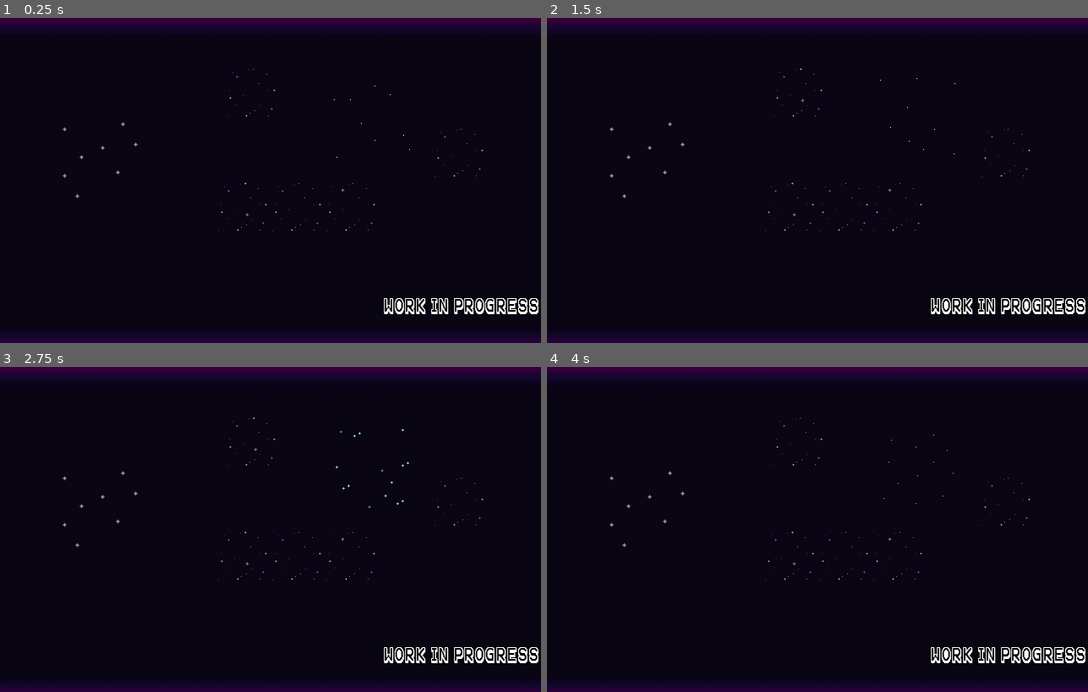
Above: before the commit, frames 1-4 (two rows, left to right).
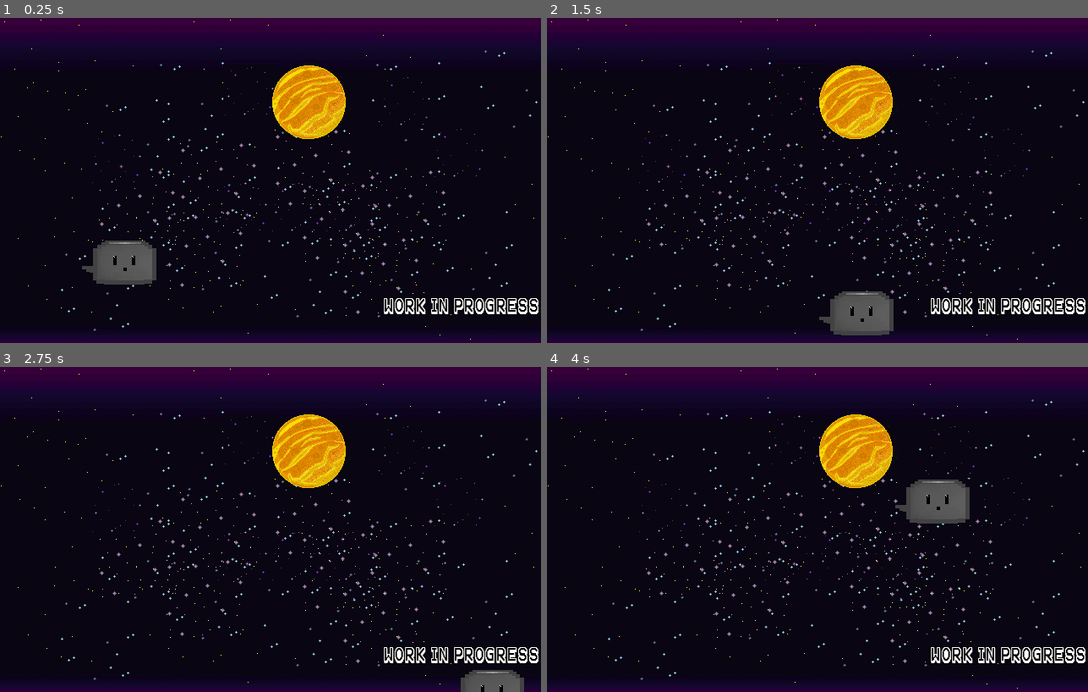
Above: after the commit, the same moments.

Repository: val-h/project-a
Game: Godot game, scene res://levels/test.tscn
Two runs of this game, one before a commit and one after it. Both use one fixed random seed, a clock stepped at 60 frames per second and the inputs below. Before the commit the project starts from res://test.tscn.
Inputs:
- Up to frame 1 (0.25 s): no input
- Up to frame 2 (1.5 s): hold D (ui_right, bound only after the commit) 0.53-1.28 s; hold S (ui_down, bound only after the commit) from 1.28 s (still down)
- Up to frame 3 (2.75 s): release S (ui_down, bound only after the commit) at 2.03 s; hold D (ui_right, bound only after the commit) from 2.03 s (still down)
- Up to frame 4 (4 s): release D (ui_right, bound only after the commit) at 2.78 s; hold W (ui_up, bound only after the commit) 2.78-3.53 s; hold A (ui_left, bound only after the commit) from 3.53 s (still down)

The runs differ from the first frame. In frame 1, 11% of the frame differs, in the area x 0-100%, y 0-99%; in frame 2, 11%; in frame 3, 9.8%; in frame 4, 11%.

Commit message:
charecter and decent background

Diff:
--- /dev/null
+++ b/Project A/levels/Panel.gd
@@ -0,0 +1,7 @@
+extends Panel
+
+func _ready():
+	get_node("Button").connect("pressed", self, "_on_Button_pressed")
+
+func _on_Button_pressed():
+	$Label.text = 'Changed Text!'
--- /dev/null
+++ b/Project A/levels/Player.gd
@@ -0,0 +1,27 @@
+extends Area2D
+
+export var speed = 300
+var screen_size
+var sprite_size
+
+func _ready():
+	screen_size = get_viewport_rect().size
+	sprite_size = $Sprite
+
+func _process(delta):
+	var velocity = Vector2()
+	if Input.is_action_pressed("ui_up"):
+		velocity.y -= 1
+	if Input.is_action_pressed("ui_down"):
+		velocity.y += 1
+	if Input.is_action_pressed("ui_left"):
+		velocity.x -= 1
+	if Input.is_action_pressed("ui_right"):
+		velocity.x += 1
+
+	if velocity.length() > 0:
+		velocity = velocity.normalized() * speed
+
+	position += velocity * delta
+	position.x = clamp(position.x, 0, screen_size.x)
+	position.y = clamp(position.y, 0, screen_size.y)
--- /dev/null
+++ b/Project A/levels/test.tscn
@@ -0,0 +1,120 @@
+[gd_scene load_steps=14 format=2]
+
+[ext_resource path="res://space_tileset.tres" type="TileSet" id=1]
+[ext_resource path="res://art/textures/star_clusters/star cluster1.png" type="Texture" id=2]
+[ext_resource path="res://art/textures/star_clusters/star cluster5.png" type="Texture" id=3]
+[ext_resource path="res://art/textures/star_clusters/star cluster3.png" type="Texture" id=4]
+[ext_resource path="res://art/textures/space/space texture3.png" type="Texture" id=5]
+[ext_resource path="res://art/textures/space/space texture4.png" type="Texture" id=6]
+[ext_resource path="res://art/planet.png" type="Texture" id=7]
+[ext_resource path="res://fonts/karma_font.tres" type="DynamicFont" id=8]
+[ext_resource path="res://levels/Player.gd" type="Script" id=9]
+[ext_resource path="res://art/charecters/toaster.png" type="Texture" id=10]
+
+[sub_resource type="TileSet" id=1]
+0/name = "star cluster1.png 0"
+0/texture = ExtResource( 2 )
+0/tex_offset = Vector2( 0, 0 )
+0/modulate = Color( 1, 1, 1, 1 )
+0/region = Rect2( 0, 0, 128, 128 )
+0/tile_mode = 0
+0/occluder_offset = Vector2( 0, 0 )
+0/navigation_offset = Vector2( 0, 0 )
+0/shapes = [  ]
+0/z_index = 0
+1/name = "star cluster5.png 1"
+1/texture = ExtResource( 3 )
+1/tex_offset = Vector2( 0, 0 )
+1/modulate = Color( 1, 1, 1, 1 )
+1/region = Rect2( 0, 0, 128, 128 )
+1/tile_mode = 0
+1/occluder_offset = Vector2( 0, 0 )
+1/navigation_offset = Vector2( 0, 0 )
+1/shapes = [  ]
+1/z_index = 0
+2/name = "star cluster3.png 2"
+2/texture = ExtResource( 4 )
+2/tex_offset = Vector2( 0, 0 )
+2/modulate = Color( 1, 1, 1, 1 )
+2/region = Rect2( 0, 0, 128, 128 )
+2/tile_mode = 0
+2/occluder_offset = Vector2( 0, 0 )
+2/navigation_offset = Vector2( 0, 0 )
+2/shapes = [  ]
+2/z_index = 0
+
+[sub_resource type="SpriteFrames" id=2]
+animations = [ {
+"frames": [ ExtResource( 5 ), ExtResource( 6 ) ],
+"loop": true,
+"name": "default",
+"speed": 4.0
+} ]
+
+[sub_resource type="CapsuleShape2D" id=4]
+radius = 25.9529
+height = 26.1778
+
+[node name="Node2D" type="Node2D"]
+
+[node name="Background" type="Node2D" parent="."]
+
+[node name="Space" type="TileMap" parent="Background"]
+tile_set = ExtResource( 1 )
+format = 1
+tile_data = PoolIntArray( 0, 11, 0, 1, 11, 0, 2, 11, 0, 3, 11, 0, 4, 11, 0, 5, 11, 0, 6, 11, 0, 7, 11, 0, 8, 11, 0, 9, 11, 0, 65536, 3, 0, 65537, 3, 0, 65538, 3, 0, 65539, 3, 0, 65540, 3, 0, 65541, 3, 0, 65542, 3, 0, 65543, 3, 0, 65544, 3, 0, 65545, 3, 0, 131072, 3, 0, 131073, 3, 0, 131074, 3, 0, 131075, 3, 0, 131076, 3, 0, 131077, 3, 0, 131078, 3, 0, 131079, 3, 0, 131080, 9, 0, 131081, 3, 0, 196608, 3, 0, 196609, 3, 0, 196610, 3, 0, 196611, 3, 0, 196612, 6, 0, 196613, 9, 0, 196614, 10, 0, 196615, 3, 0, 196616, 3, 0, 196617, 3, 0, 262144, 3, 0, 262145, 3, 0, 262146, 3, 0, 262147, 3, 0, 262148, 3, 0, 262149, 3, 0, 262150, 3, 0, 262151, 3, 0, 262152, 3, 0, 262153, 3, 0, 327680, 4, 0, 327681, 4, 0, 327682, 4, 0, 327683, 4, 0, 327684, 4, 0, 327685, 4, 0, 327686, 4, 0, 327687, 4, 0, 327688, 4, 0, 327689, 4, 0 )
+
+[node name="Stars" type="TileMap" parent="Background"]
+tile_set = SubResource( 1 )
+cell_size = Vector2( 16, 16 )
+format = 1
+tile_data = PoolIntArray( -65510, 2, 0, 0, 2, 0, 14, 2, 0, 131107, 1, 0, 196612, 2, 0, 196619, 1, 0, 196635, 1, 0, 393215, 2, 0, 393223, 1, 0, 524308, 0, 0, 589837, 0, 0, 655397, 2, 0, 720899, 2, 0, 720903, 0, 0, 720905, 2, 0, 720923, 0, 0, 786454, 0, 0, 917516, 0, 0, 917529, 2, 0, 917536, 1, 0, 1048577, 2, 0, 1048586, 2, 0, 1048595, 1, 0, 1048601, 0, 0, 1114116, 1, 0, 1179677, 2, 0, 1376272, 2, 0 )
+
+[node name="SparklingStars" type="AnimatedSprite" parent="Background"]
+position = Vector2( 296.425, 87.252 )
+frames = SubResource( 2 )
+frame = 1
+playing = true
+
+[node name="SparklingStars2" type="AnimatedSprite" parent="Background"]
+position = Vector2( 138.639, 166.685 )
+frames = SubResource( 2 )
+speed_scale = 0.7
+playing = true
+
+[node name="SparklingStars3" type="AnimatedSprite" parent="Background"]
+position = Vector2( 480.688, 99.14 )
+frames = SubResource( 2 )
+frame = 1
+speed_scale = 0.8
+playing = true
+
+[node name="Planet" type="Sprite" parent="Background"]
+position = Vector2( 364.646, 99.9028 )
+texture = ExtResource( 7 )
+
+[node name="WIP" type="Label" parent="."]
+margin_left = 450.0
+margin_top = 319.623
+margin_right = 640.0
+margin_bottom = 359.623
+custom_fonts/font = ExtResource( 8 )
+text = "work in progress"
+align = 1
+valign = 1
+uppercase = true
+
+[node name="Player" type="Area2D" parent="."]
+position = Vector2( 140.733, 288.681 )
+script = ExtResource( 9 )
+__meta__ = {
+"_edit_group_": true
+}
+
+[node name="Sprite" type="Sprite" parent="Player"]
+texture = ExtResource( 10 )
+
+[node name="CollisionShape2D" type="CollisionShape2D" parent="Player"]
+position = Vector2( 5.36598, 3.05176e-005 )
+rotation = 1.5708
+shape = SubResource( 4 )
--- a/Project A/project.godot
+++ b/Project A/project.godot
@@ -16,7 +16,7 @@
 [application]
 
 config/name="Project A"
-run/main_scene="res://test.tscn"
+run/main_scene="res://levels/test.tscn"
 config/icon="res://icon.png"
 
 [display]
@@ -25,6 +25,33 @@
 window/size/height=384
 window/stretch/mode="viewport"
 
+[input]
+
+ui_left={
+"deadzone": 0.5,
+"events": [ Object(InputEventKey,"resource_local_to_scene":false,"resource_name":"","device":0,"alt":false,"shift":false,"control":false,"meta":false,"command":false,"pressed":false,"scancode":65,"unicode":0,"echo":false,"script":null)
+, Object(InputEventJoypadButton,"resource_local_to_scene":false,"resource_name":"","device":0,"button_index":14,"pressure":0.0,"pressed":false,"script":null)
+ ]
+}
+ui_right={
+"deadzone": 0.5,
+"events": [ Object(InputEventKey,"resource_local_to_scene":false,"resource_name":"","device":0,"alt":false,"shift":false,"control":false,"meta":false,"command":false,"pressed":false,"scancode":68,"unicode":0,"echo":false,"script":null)
+, Object(InputEventJoypadButton,"resource_local_to_scene":false,"resource_name":"","device":0,"button_index":15,"pressure":0.0,"pressed":false,"script":null)
+ ]
+}
+ui_up={
+"deadzone": 0.5,
+"events": [ Object(InputEventKey,"resource_local_to_scene":false,"resource_name":"","device":0,"alt":false,"shift":false,"control":false,"meta":false,"command":false,"pressed":false,"scancode":87,"unicode":0,"echo":false,"script":null)
+, Object(InputEventJoypadButton,"resource_local_to_scene":false,"resource_name":"","device":0,"button_index":12,"pressure":0.0,"pressed":false,"script":null)
+ ]
+}
+ui_down={
+"deadzone": 0.5,
+"events": [ Object(InputEventKey,"resource_local_to_scene":false,"resource_name":"","device":0,"alt":false,"shift":false,"control":false,"meta":false,"command":false,"pressed":false,"scancode":83,"unicode":0,"echo":false,"script":null)
+, Object(InputEventJoypadButton,"resource_local_to_scene":false,"resource_name":"","device":0,"button_index":13,"pressure":0.0,"pressed":false,"script":null)
+ ]
+}
+
 [rendering]
 
 quality/2d/use_pixel_snap=true
--- /dev/null
+++ b/Project A/space_tileset.tres
@@ -0,0 +1,136 @@
+[gd_resource type="TileSet" load_steps=13 format=2]
+
+[ext_resource path="res://art/textures/space/space texture8.png" type="Texture" id=1]
+[ext_resource path="res://art/textures/space/space texture7.png" type="Texture" id=2]
+[ext_resource path="res://art/textures/space/space texture5.png" type="Texture" id=3]
+[ext_resource path="res://art/textures/gradient ver 2 .png" type="Texture" id=4]
+[ext_resource path="res://art/textures/space/space texture6.png" type="Texture" id=5]
+[ext_resource path="res://art/textures/space/space texture no stars mid.png" type="Texture" id=6]
+[ext_resource path="res://art/textures/space/space texture no stars bot.png" type="Texture" id=7]
+[ext_resource path="res://art/textures/space/space texture no stars top.png" type="Texture" id=8]
+[ext_resource path="res://art/textures/space/space texture3.png" type="Texture" id=9]
+[ext_resource path="res://art/textures/space/space texture2.png" type="Texture" id=10]
+[ext_resource path="res://art/textures/space/space texture1.png" type="Texture" id=11]
+[ext_resource path="res://art/textures/space/space texture4.png" type="Texture" id=12]
+
+[resource]
+0/name = "space texture8.png 0"
+0/texture = ExtResource( 1 )
+0/tex_offset = Vector2( 0, 0 )
+0/modulate = Color( 1, 1, 1, 1 )
+0/region = Rect2( 0, 0, 64, 64 )
+0/tile_mode = 0
+0/occluder_offset = Vector2( 0, 0 )
+0/navigation_offset = Vector2( 0, 0 )
+0/shapes = [  ]
+0/z_index = 0
+1/name = "space texture7.png 1"
+1/texture = ExtResource( 2 )
+1/tex_offset = Vector2( 0, 0 )
+1/modulate = Color( 1, 1, 1, 1 )
+1/region = Rect2( 0, 0, 64, 64 )
+1/tile_mode = 0
+1/occluder_offset = Vector2( 0, 0 )
+1/navigation_offset = Vector2( 0, 0 )
+1/shapes = [  ]
+1/z_index = 0
+2/name = "space texture6.png 2"
+2/texture = ExtResource( 5 )
+2/tex_offset = Vector2( 0, 0 )
+2/modulate = Color( 1, 1, 1, 1 )
+2/region = Rect2( 0, 0, 64, 64 )
+2/tile_mode = 0
+2/occluder_offset = Vector2( 0, 0 )
+2/navigation_offset = Vector2( 0, 0 )
+2/shapes = [  ]
+2/z_index = 0
+3/name = "space texture no stars mid.png 3"
+3/texture = ExtResource( 6 )
+3/tex_offset = Vector2( 0, 0 )
+3/modulate = Color( 1, 1, 1, 1 )
+3/region = Rect2( 0, 0, 64, 64 )
+3/tile_mode = 0
+3/occluder_offset = Vector2( 0, 0 )
+3/navigation_offset = Vector2( 0, 0 )
+3/shapes = [  ]
+3/z_index = 0
+4/name = "space texture no stars bot.png 4"
+4/texture = ExtResource( 7 )
+4/tex_offset = Vector2( 0, 0 )
+4/modulate = Color( 1, 1, 1, 1 )
+4/region = Rect2( 0, 0, 64, 64 )
+4/tile_mode = 0
+4/occluder_offset = Vector2( 0, 0 )
+4/navigation_offset = Vector2( 0, 0 )
+4/shapes = [  ]
+4/z_index = 0
+5/name = "space texture no stars top.png 5"
+5/texture = ExtResource( 8 )
+5/tex_offset = Vector2( 0, 0 )
+5/modulate = Color( 1, 1, 1, 1 )
+5/region = Rect2( 0, 0, 64, 64 )
+5/tile_mode = 0
+5/occluder_offset = Vector2( 0, 0 )
+5/navigation_offset = Vector2( 0, 0 )
+5/shapes = [  ]
+5/z_index = 0
+6/name = "space texture3.png 6"
+6/texture = ExtResource( 9 )
+6/tex_offset = Vector2( 0, 0 )
+6/modulate = Color( 1, 1, 1, 1 )
+6/region = Rect2( 0, 0, 64, 64 )
+6/tile_mode = 0
+6/occluder_offset = Vector2( 0, 0 )
+6/navigation_offset = Vector2( 0, 0 )
+6/shapes = [  ]
+6/z_index = 0
+7/name = "space texture2.png 7"
+7/texture = ExtResource( 10 )
+7/tex_offset = Vector2( 0, 0 )
+7/modulate = Color( 1, 1, 1, 1 )
+7/region = Rect2( 0, 0, 64, 64 )
+7/tile_mode = 0
+7/occluder_offset = Vector2( 0, 0 )
+7/navigation_offset = Vector2( 0, 0 )
+7/shapes = [  ]
+7/z_index = 0
+8/name = "space texture1.png 8"
+8/texture = ExtResource( 11 )
+8/tex_offset = Vector2( 0, 0 )
+8/modulate = Color( 1, 1, 1, 1 )
+8/region = Rect2( 0, 0, 64, 64 )
+8/tile_mode = 0
+8/occluder_offset = Vector2( 0, 0 )
+8/navigation_offset = Vector2( 0, 0 )
+8/shapes = [  ]
+8/z_index = 0
+9/name = "space texture4.png 9"
+9/texture = ExtResource( 12 )
+9/tex_offset = Vector2( 0, 0 )
+9/modulate = Color( 1, 1, 1, 1 )
+9/region = Rect2( 0, 0, 64, 64 )
+9/tile_mode = 0
+9/occluder_offset = Vector2( 0, 0 )
+9/navigation_offset = Vector2( 0, 0 )
+9/shapes = [  ]
+9/z_index = 0
+10/name = "space texture5.png 10"
+10/texture = ExtResource( 3 )
+10/tex_offset = Vector2( 0, 0 )
+10/modulate = Color( 1, 1, 1, 1 )
+10/region = Rect2( 0, 0, 64, 64 )
+10/tile_mode = 0
+10/occluder_offset = Vector2( 0, 0 )
+10/navigation_offset = Vector2( 0, 0 )
+10/shapes = [  ]
+10/z_index = 0
+11/name = "gradient ver 2 .png 11"
+11/texture = ExtResource( 4 )
+11/tex_offset = Vector2( 0, 0 )
+11/modulate = Color( 1, 1, 1, 1 )
+11/region = Rect2( 0, 0, 64, 64 )
+11/tile_mode = 0
+11/occluder_offset = Vector2( 0, 0 )
+11/navigation_offset = Vector2( 0, 0 )
+11/shapes = [  ]
+11/z_index = 0
--- a/Project A/test.tscn
+++ /dev/null
@@ -1,185 +0,0 @@
-[gd_scene load_steps=22 format=2]
-
-[ext_resource path="res://art/textures/space/space texture8.png" type="Texture" id=1]
-[ext_resource path="res://art/textures/space/space texture7.png" type="Texture" id=2]
-[ext_resource path="res://art/textures/space/space texture5.png" type="Texture" id=3]
-[ext_resource path="res://art/textures/space/space texture6.png" type="Texture" id=4]
-[ext_resource path="res://art/textures/space/space texture no stars mid.png" type="Texture" id=5]
-[ext_resource path="res://art/textures/space/space texture no stars bot.png" type="Texture" id=6]
-[ext_resource path="res://art/textures/space/space texture no stars top.png" type="Texture" id=7]
-[ext_resource path="res://art/textures/space/space texture3.png" type="Texture" id=8]
-[ext_resource path="res://art/textures/space/space texture2.png" type="Texture" id=9]
-[ext_resource path="res://art/textures/space/space texture1.png" type="Texture" id=10]
-[ext_resource path="res://art/textures/space/space texture4.png" type="Texture" id=11]
-[ext_resource path="res://art/star_clusters/star cluster4.png" type="Texture" id=12]
-[ext_resource path="res://art/star_clusters/star cluster1.png" type="Texture" id=13]
-[ext_resource path="res://art/star_clusters/star cluster2.png" type="Texture" id=14]
-[ext_resource path="res://art/star_clusters/star cluster3.png" type="Texture" id=15]
-[ext_resource path="res://art/star_clusters/star cluster5.png" type="Texture" id=16]
-[ext_resource path="res://art/star_clusters/star cluster6.png" type="Texture" id=17]
-[ext_resource path="res://fonts/karma_font.tres" type="DynamicFont" id=18]
-
-[sub_resource type="TileSet" id=1]
-0/name = "space texture8.png 0"
-0/texture = ExtResource( 1 )
-0/tex_offset = Vector2( 0, 0 )
-0/modulate = Color( 1, 1, 1, 1 )
-0/region = Rect2( 0, 0, 64, 64 )
-0/tile_mode = 0
-0/occluder_offset = Vector2( 0, 0 )
-0/navigation_offset = Vector2( 0, 0 )
-0/shapes = [  ]
-0/z_index = 0
-1/name = "space texture7.png 1"
-1/texture = ExtResource( 2 )
-1/tex_offset = Vector2( 0, 0 )
-1/modulate = Color( 1, 1, 1, 1 )
-1/region = Rect2( 0, 0, 64, 64 )
-1/tile_mode = 0
-1/occluder_offset = Vector2( 0, 0 )
-1/navigation_offset = Vector2( 0, 0 )
-1/shapes = [  ]
-1/z_index = 0
-2/name = "space texture6.png 2"
-2/texture = ExtResource( 4 )
-2/tex_offset = Vector2( 0, 0 )
-2/modulate = Color( 1, 1, 1, 1 )
-2/region = Rect2( 0, 0, 64, 64 )
-2/tile_mode = 0
-2/occluder_offset = Vector2( 0, 0 )
-2/navigation_offset = Vector2( 0, 0 )
-2/shapes = [  ]
-2/z_index = 0
-3/name = "space texture no stars mid.png 3"
-3/texture = ExtResource( 5 )
-3/tex_offset = Vector2( 0, 0 )
-3/modulate = Color( 1, 1, 1, 1 )
-3/region = Rect2( 0, 0, 64, 64 )
-3/tile_mode = 0
-3/occluder_offset = Vector2( 0, 0 )
-3/navigation_offset = Vector2( 0, 0 )
-3/shapes = [  ]
-3/z_index = 0
-4/name = "space texture no stars bot.png 4"
-4/texture = ExtResource( 6 )
-4/tex_offset = Vector2( 0, 0 )
-4/modulate = Color( 1, 1, 1, 1 )
-4/region = Rect2( 0, 0, 64, 64 )
-4/tile_mode = 0
-4/occluder_offset = Vector2( 0, 0 )
-4/navigation_offset = Vector2( 0, 0 )
-4/shapes = [  ]
-4/z_index = 0
-5/name = "space texture no stars top.png 5"
-5/texture = ExtResource( 7 )
-5/tex_offset = Vector2( 0, 0 )
-5/modulate = Color( 1, 1, 1, 1 )
-5/region = Rect2( 0, 0, 64, 64 )
-5/tile_mode = 0
-5/occluder_offset = Vector2( 0, 0 )
-5/navigation_offset = Vector2( 0, 0 )
-5/shapes = [  ]
-5/z_index = 0
-6/name = "space texture3.png 6"
-6/texture = ExtResource( 8 )
-6/tex_offset = Vector2( 0, 0 )
-6/modulate = Color( 1, 1, 1, 1 )
-6/region = Rect2( 0, 0, 64, 64 )
-6/tile_mode = 0
-6/occluder_offset = Vector2( 0, 0 )
-6/navigation_offset = Vector2( 0, 0 )
-6/shapes = [  ]
-6/z_index = 0
-7/name = "space texture2.png 7"
-7/texture = ExtResource( 9 )
-7/tex_offset = Vector2( 0, 0 )
-7/modulate = Color( 1, 1, 1, 1 )
-7/region = Rect2( 0, 0, 64, 64 )
-7/tile_mode = 0
-7/occluder_offset = Vector2( 0, 0 )
-7/navigation_offset = Vector2( 0, 0 )
-7/shapes = [  ]
-7/z_index = 0
-8/name = "space texture1.png 8"
-8/texture = ExtResource( 10 )
-8/tex_offset = Vector2( 0, 0 )
-8/modulate = Color( 1, 1, 1, 1 )
-8/region = Rect2( 0, 0, 64, 64 )
-8/tile_mode = 0
-8/occluder_offset = Vector2( 0, 0 )
-8/navigation_offset = Vector2( 0, 0 )
-8/shapes = [  ]
-8/z_index = 0
-9/name = "space texture4.png 9"
-9/texture = ExtResource( 11 )
-9/tex_offset = Vector2( 0, 0 )
-9/modulate = Color( 1, 1, 1, 1 )
-9/region = Rect2( 0, 0, 64, 64 )
-9/tile_mode = 0
-9/occluder_offset = Vector2( 0, 0 )
-9/navigation_offset = Vector2( 0, 0 )
-9/shapes = [  ]
-9/z_index = 0
-10/name = "space texture5.png 10"
-10/texture = ExtResource( 3 )
-10/tex_offset = Vector2( 0, 0 )
-10/modulate = Color( 1, 1, 1, 1 )
-10/region = Rect2( 0, 0, 64, 64 )
-10/tile_mode = 0
-10/occluder_offset = Vector2( 0, 0 )
-10/navigation_offset = Vector2( 0, 0 )
-10/shapes = [  ]
-10/z_index = 0
-
-[sub_resource type="SpriteFrames" id=2]
-animations = [ {
-"frames": [ ExtResource( 8 ), ExtResource( 11 ) ],
-"loop": true,
-"name": "default",
-"speed": 2.0
-} ]
-
-[sub_resource type="SpriteFrames" id=3]
-animations = [ {
-"frames": [ ExtResource( 13 ), ExtResource( 14 ), ExtResource( 15 ), ExtResource( 12 ), ExtResource( 16 ), ExtResource( 17 ) ],
-"loop": true,
-"name": "default",
-"speed": 2.0
-} ]
-
-[node name="Node2D" type="Node2D"]
-
-[node name="Background" type="Node2D" parent="."]
-
-[node name="TileMap" type="TileMap" parent="Background"]
-tile_set = SubResource( 1 )
-format = 1
-tile_data = PoolIntArray( 0, 5, 0, 1, 5, 0, 2, 5, 0, 3, 5, 0, 4, 5, 0, 5, 5, 0, 6, 5, 0, 7, 5, 0, 8, 5, 0, 9, 5, 0, 65536, 3, 0, 65537, 3, 0, 65538, 3, 0, 65539, 3, 0, 65540, 3, 0, 65541, 3, 0, 65542, 3, 0, 65543, 3, 0, 65544, 3, 0, 65545, 3, 0, 131072, 3, 0, 131073, 3, 0, 131074, 3, 0, 131075, 3, 0, 131076, 3, 0, 131077, 3, 0, 131078, 3, 0, 131079, 3, 0, 131080, 9, 0, 131081, 3, 0, 196608, 3, 0, 196609, 3, 0, 196610, 3, 0, 196611, 3, 0, 196612, 6, 0, 196613, 9, 0, 196614, 10, 0, 196615, 3, 0, 196616, 3, 0, 196617, 3, 0, 262144, 3, 0, 262145, 3, 0, 262146, 3, 0, 262147, 3, 0, 262148, 3, 0, 262149, 3, 0, 262150, 3, 0, 262151, 3, 0, 262152, 3, 0, 262153, 3, 0, 327680, 4, 0, 327681, 4, 0, 327682, 4, 0, 327683, 4, 0, 327684, 4, 0, 327685, 4, 0, 327686, 4, 0, 327687, 4, 0, 327688, 4, 0, 327689, 4, 0 )
-
-[node name="SparklingStars" type="AnimatedSprite" parent="Background"]
-position = Vector2( 297.97, 89.2446 )
-frames = SubResource( 2 )
-frame = 1
-playing = true
-
-[node name="StaticStars" type="Sprite" parent="Background"]
-position = Vector2( 118.018, 168.736 )
-texture = ExtResource( 12 )
-
-[node name="ChangingStars" type="AnimatedSprite" parent="Background"]
-position = Vector2( 438.908, 118.505 )
-frames = SubResource( 3 )
-frame = 5
-playing = true
-
-[node name="WIP" type="Label" parent="."]
-margin_left = 450.0
-margin_top = 319.623
-margin_right = 640.0
-margin_bottom = 359.623
-custom_fonts/font = ExtResource( 18 )
-text = "work in progress"
-align = 1
-valign = 1
-uppercase = true
-percent_visible = -0.0714286
Binary file added: Project A/art/charecters/ship.png
Not shown, changed: Project A/art/charecters/ship.png.import
Binary file added: Project A/art/charecters/toaster.png
Not shown, changed: Project A/art/charecters/toaster.png.import
Binary file added: Project A/art/planet.png
Not shown, changed: Project A/art/planet.png.import
Binary file added: Project A/art/textures/gradient ver 2 .png
Not shown, changed: Project A/art/textures/gradient ver 2 .png.import
Renamed: Project A/art/star_clusters/star cluster1.png -> Project A/art/textures/star_clusters/star cluster1.png
Not shown, added: Project A/art/textures/star_clusters/star cluster1.png.import
Renamed: Project A/art/star_clusters/star cluster2.png -> Project A/art/textures/star_clusters/star cluster2.png
Not shown, changed: Project A/art/textures/star_clusters/star cluster2.png.import
(and 8 more such lines)
